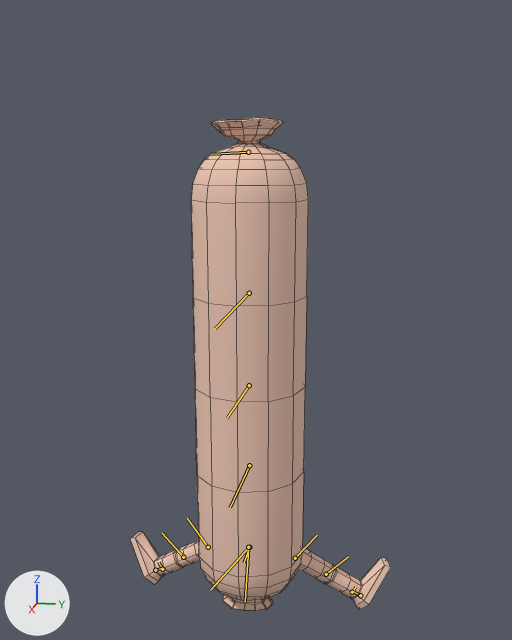
Renders of the FBX model Assets/Strik/Chipo_idl.FBX from each side of a commit.
Camera for both pictures: a 50 mm camera at (2.115, 0.444, 1.564) aimed at (-0.05, 0.011, 1.023). Lighting does not change. The marker at lower left points along +X, +Y and +Z. The bones that bend it are drawn over the model as lines. Mesh edges are drawn as thin lines.
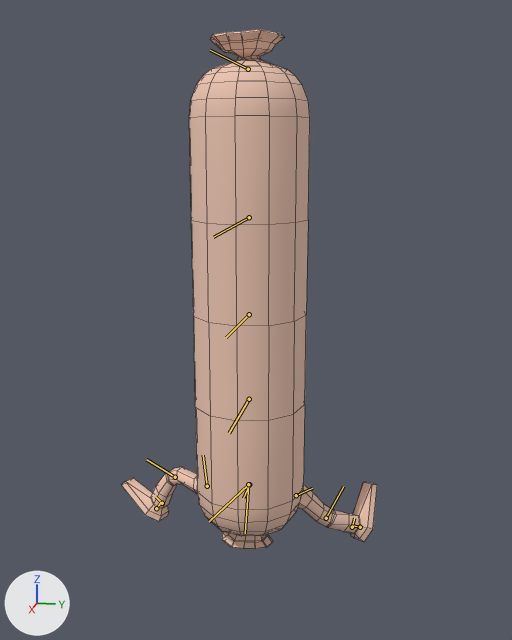
The newer file adds an action. The first version stands in its rest pose; the second is drawn at frame 11 of the action 'Take 001'.

The edits, one by one:
Bone 'bassin' (bone_bassin) moves from (0.0, 0.0, 0.0) to (9.2, -0.1, 0.0).
Bone 'cuisse gauche' (bone_cuisse_gauche) turns from (0, 0, 0) to (-3, -6, 34) degrees about its own x, y and z.
Bone 'cuisse gauche' (bone_cuisse_gauche) is rescaled from (1.0, 1.0, 1.0) to (1.04, 0.98, 1.0).
Bone 'tibia gauche' (bone_tibia_gauche) turns from (0, 0, 0) to (0, 20, -60) degrees about its own x, y and z.
Bone 'cuisse droite' (bone_cuisse_droite) turns from (0, 0, 0) to (-6, -9, 33) degrees about its own x, y and z.
Bone 'cuisse droite' (bone_cuisse_droite) is rescaled from (1.0, 1.0, 1.0) to (1.04, 0.99, 0.99).
Bone 'tibia droit' (bone_tibia_droit) turns from (0, 0, 0) to (0, 30, -60) degrees about its own x, y and z.

Where the change shows, as pixel boxes [x1, y1, x2, y2] in the pictures (512 x 640 px):
'Object002', posed: before [130, 117, 391, 611]; after [122, 29, 377, 549]
bone 'bassin', root to tip: before (249, 547) to (244, 562); after (249, 484) to (243, 498)
bone 'cuisse gauche', root to tip: before (208, 547) to (187, 518); after (207, 486) to (203, 455)
bone 'tibia gauche', root to tip: before (183, 557) to (162, 533); after (175, 477) to (146, 459)
bone 'cuisse droite', root to tip: before (295, 558) to (317, 535); after (296, 495) to (312, 488)
bone 'tibia droit', root to tip: before (326, 574) to (348, 556); after (326, 518) to (343, 486)
